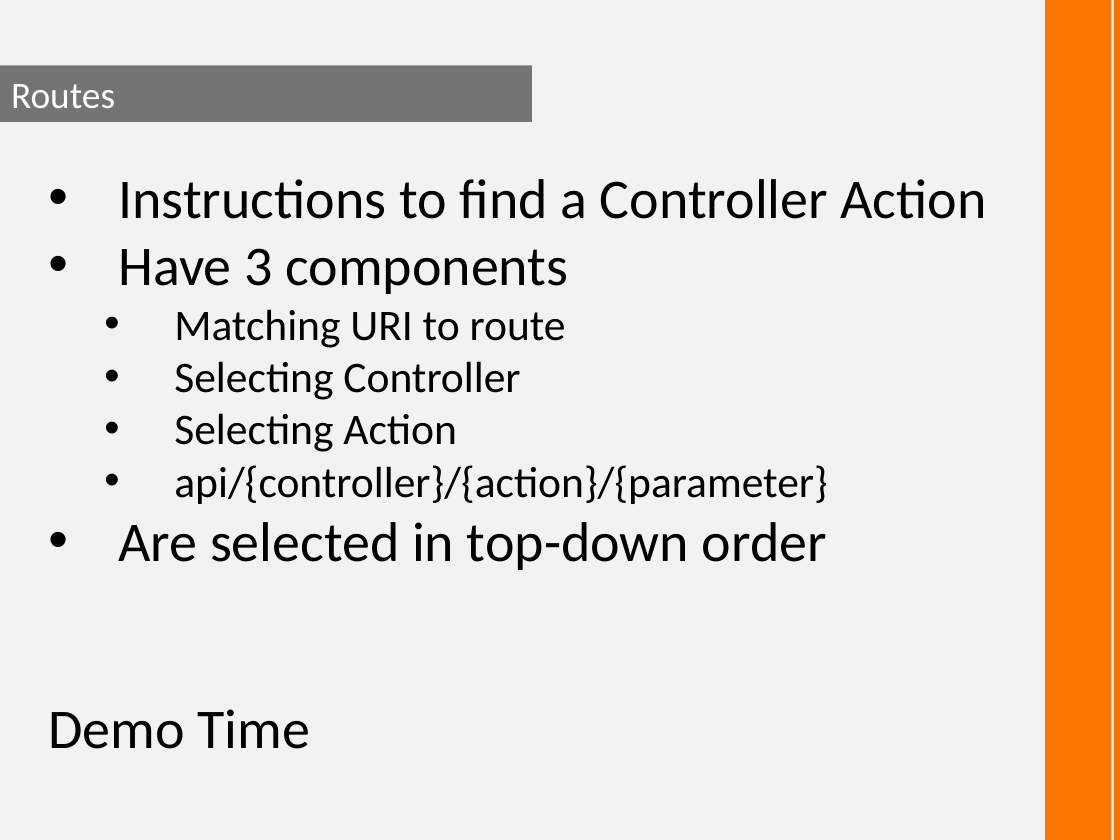
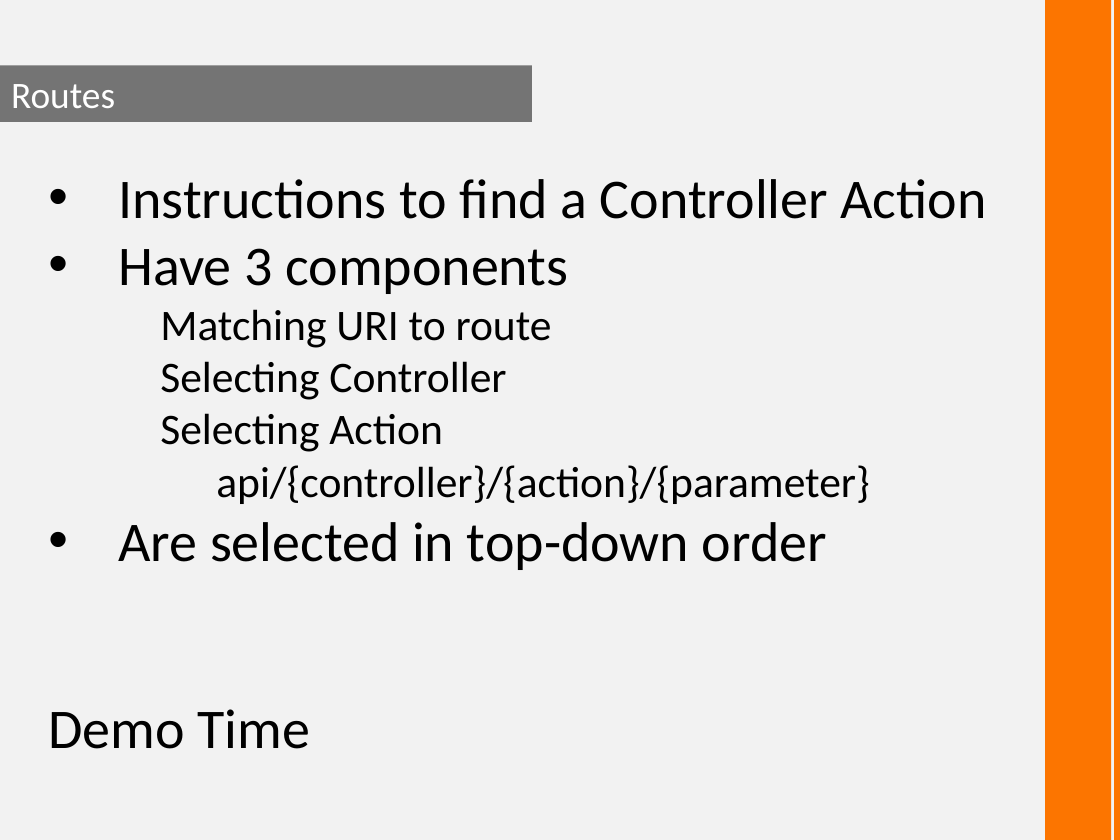
Before and after one commit to derikwhittaker/Demo.WebApi, a slide deck: slide 17 of Demo.WebApi.pptx (slide 14 before the commit). Drawn at 1120x840 pixels with LibreOffice and Linux fonts; fonts in the diff are those of the drawing. Boxes give left, top, right and bottom in pixels: in the first picture for what was removed or moved away, otherwise in the second. Text is boxed around its words. In the diff, an @@ line names an element or a change of style, - is before the commit and + after.

```diff
--- a/Demo.WebApi.pptx
+++ b/Demo.WebApi.pptx
@@ text at (x1=160, y1=309, x2=869, y2=504): bullet • to none; list level 2 to 3 in "Matching URI to route"; list level 2 to 3 in "Selecting Controller"; list level 2 to 3 in "Selecting Action" @@
```
Also in this commit, not shown: 9 other slides changed, 3 slides added.
